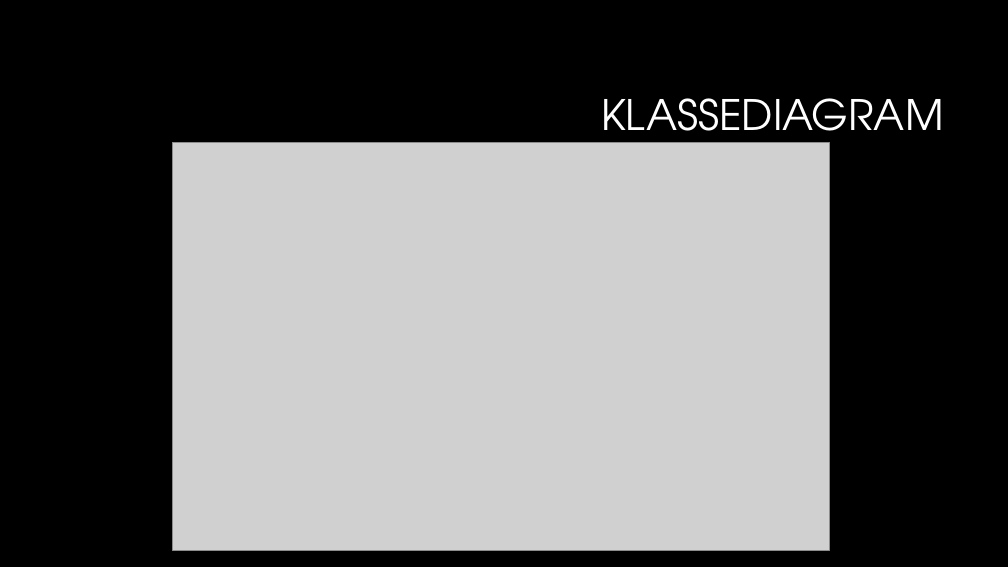
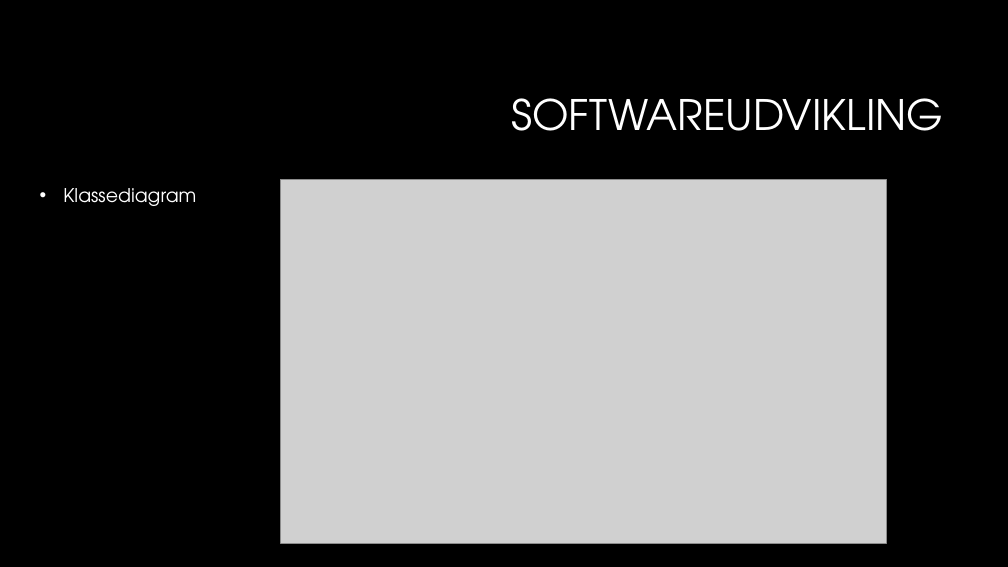
Before and after one commit to sarakirkeby/Semester-Projekt-3, a slide deck: slide 11 of Bifiler til projekt/Semesterprojekt 3.pptx. Drawn at 1008x567 pixels with LibreOffice and Linux fonts; fonts in the diff are those of the drawing; grey boxes stand for pictures; background and template pictures are left out. Boxes give left, top, right and bottom in pixels: in the first picture for what was removed or moved away, otherwise in the second. Text is boxed around its words. In the diff, an @@ line names an element or a change of style, - is before the commit and + after.

```diff
--- a/Bifiler til projekt/Semesterprojekt 3.pptx
+++ b/Bifiler til projekt/Semesterprojekt 3.pptx
@@ title at box(512, 98, 944, 131): text changed @@
-KLASSEDIAGRAM
+SOFTWAREUDVIKLING
@@ text added at box(63, 188, 196, 206), 18 pt, text #FFFFFF @@
+• Klassediagram
@@ picture: place and size @@
-picture at box(172, 143, 830, 551)
+picture at box(281, 180, 887, 543)
```
Also in this commit, not shown: 1 other slide changed, 1 slide added, 1 slide removed.
